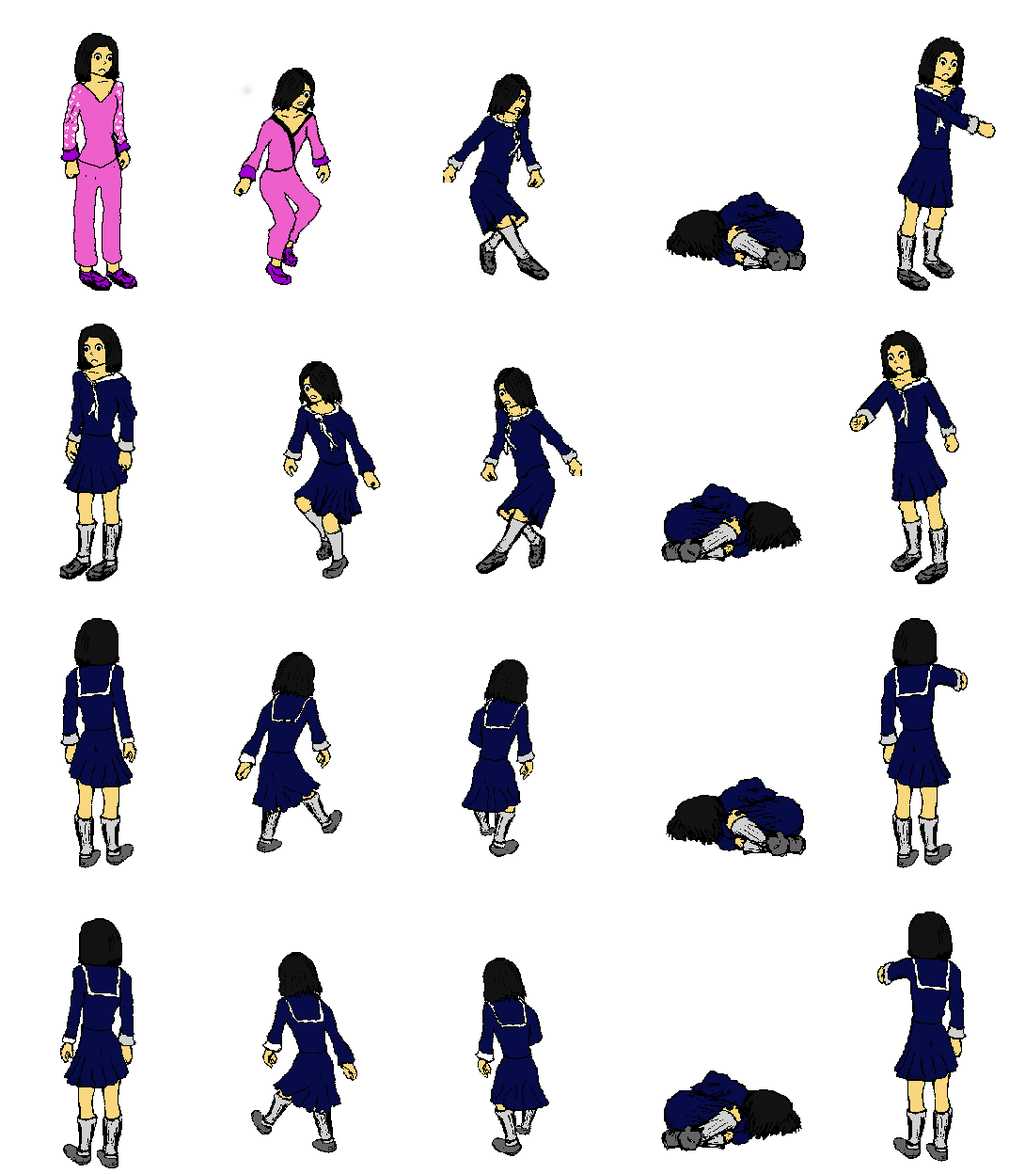
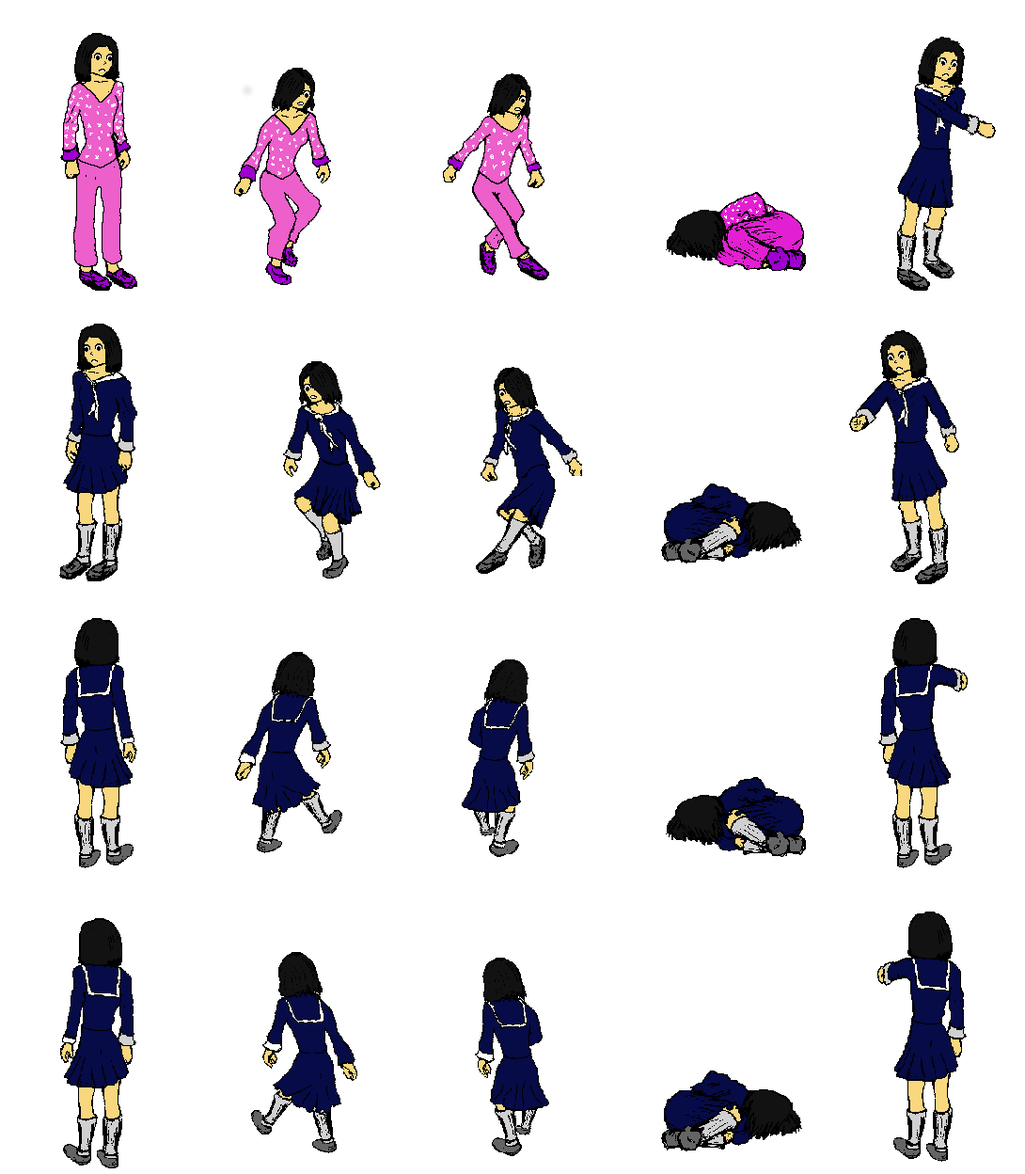
The second 1025x1174 image is a revision of the first. Changes to its layers:
painted on "player pj" over [73, 80, 805, 277]
